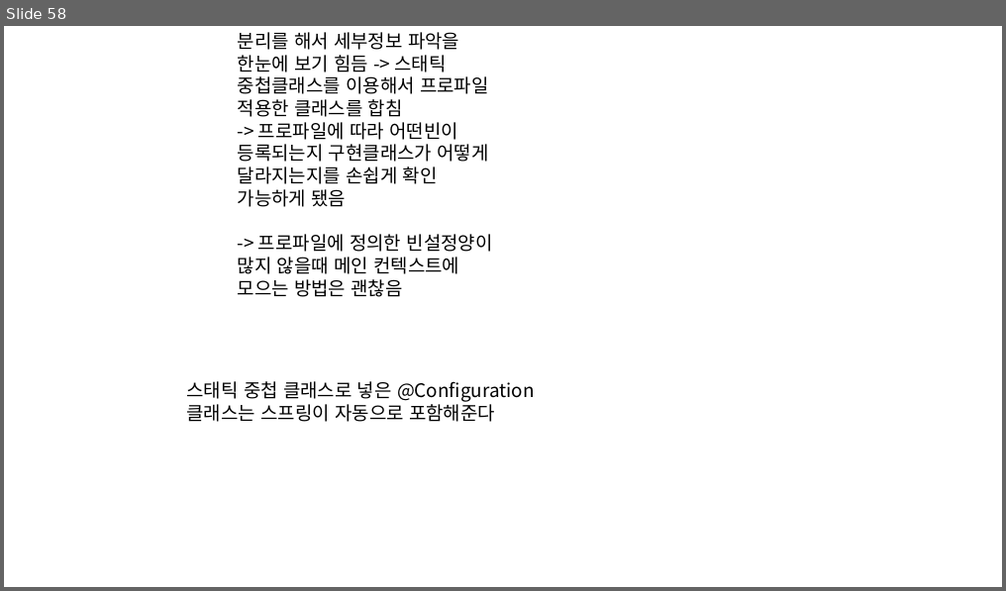
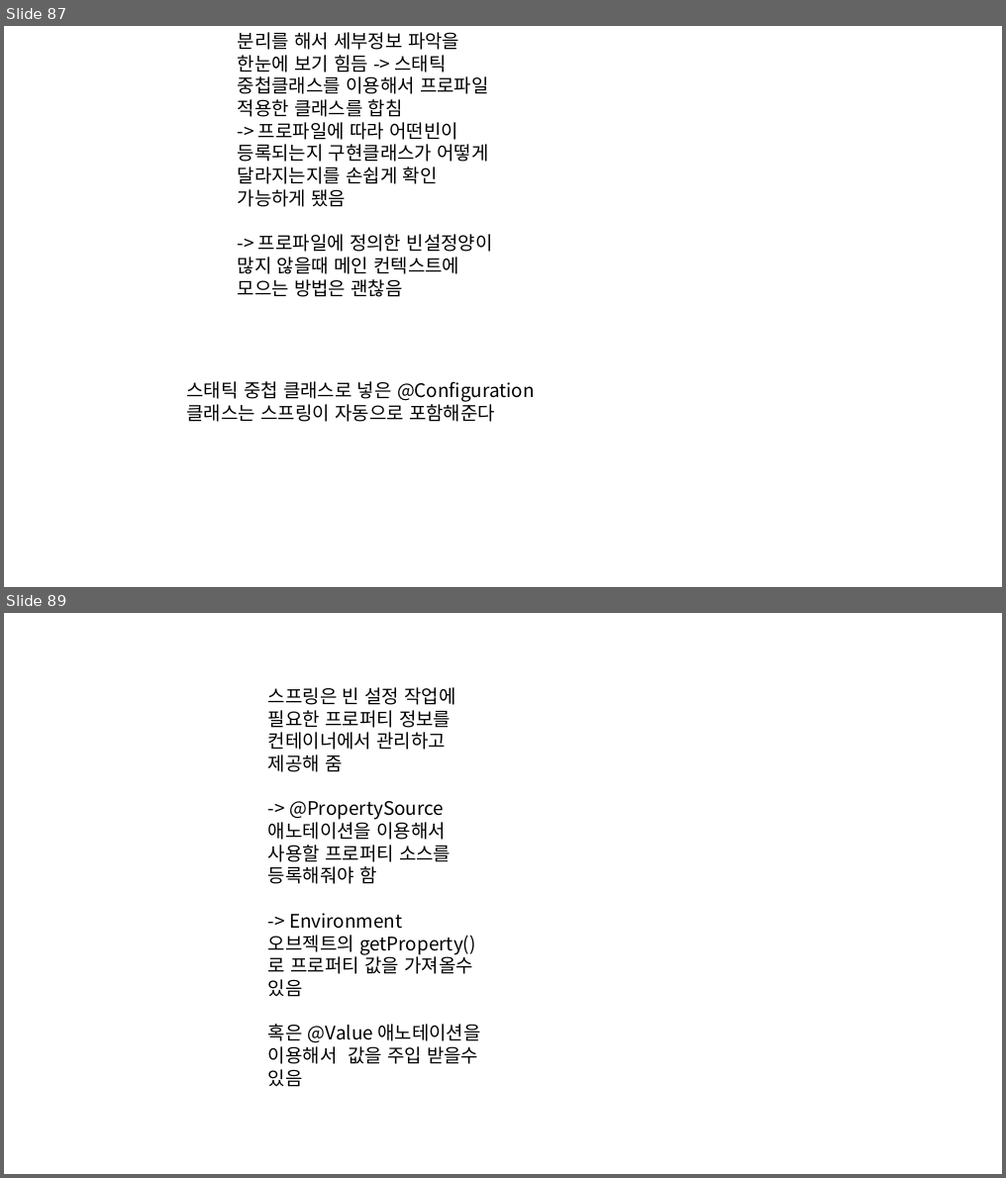
Before and after one commit to eongss/testproject, a slide deck: 프레젠테이션1.pptx. Shown one above the other, each under a label of ours: slide 58 before the commit, slides 87 and 89 after it; the slides between them are not shown. The pictures are 1006x591 and 1006x1178 pixels, drawn with LibreOffice and Linux fonts; fonts in the diff are those of the drawing. Boxes give left, top, right and bottom in pixels: in the first picture for what was removed or moved away, otherwise in the second. Text is boxed around its words. In the diff, an @@ line names an element or a change of style, - is before the commit and + after.

```diff
--- a/프레젠테이션1.pptx
+++ b/프레젠테이션1.pptx
@@ slide 89 added at (4, 613, 1002, 1174), background #FFFFFF @@
@@ text added at (268, 687, 480, 1087), 18 pt, text #000000 @@
+스프링은 빈 설정 작업에 필요한 프로퍼티 정보를 컨테이너에서 관리하고 제공해 줌
+-> @PropertySource 애노테이션을 이용해서 사용할 프로퍼티 소스를 등록해줘야 함
+-> Environment 오브젝트의 getProperty()로 프로퍼티 값을 가져올수 있음
+혹은 @Value 애노테이션을 이용해서 값을 주입 받을수 있음
@@ what was slide 58 is now slide 87 @@
```
Also in this commit, not shown: 59 other slides added, 3 slides removed, 1 other file.
